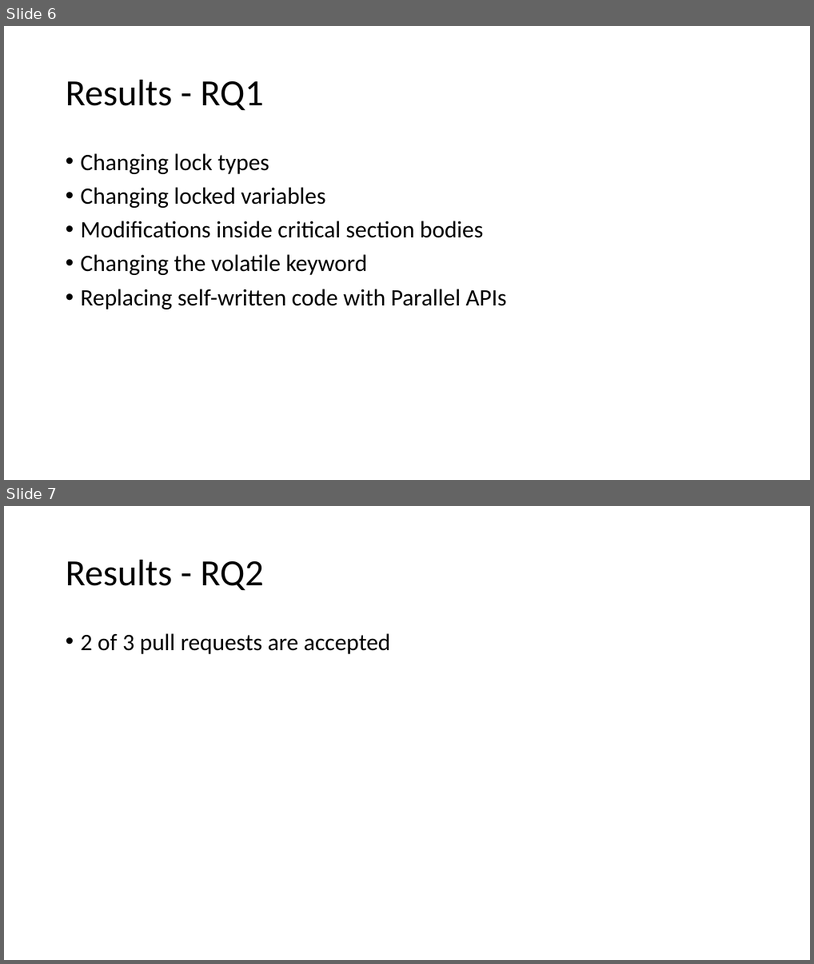
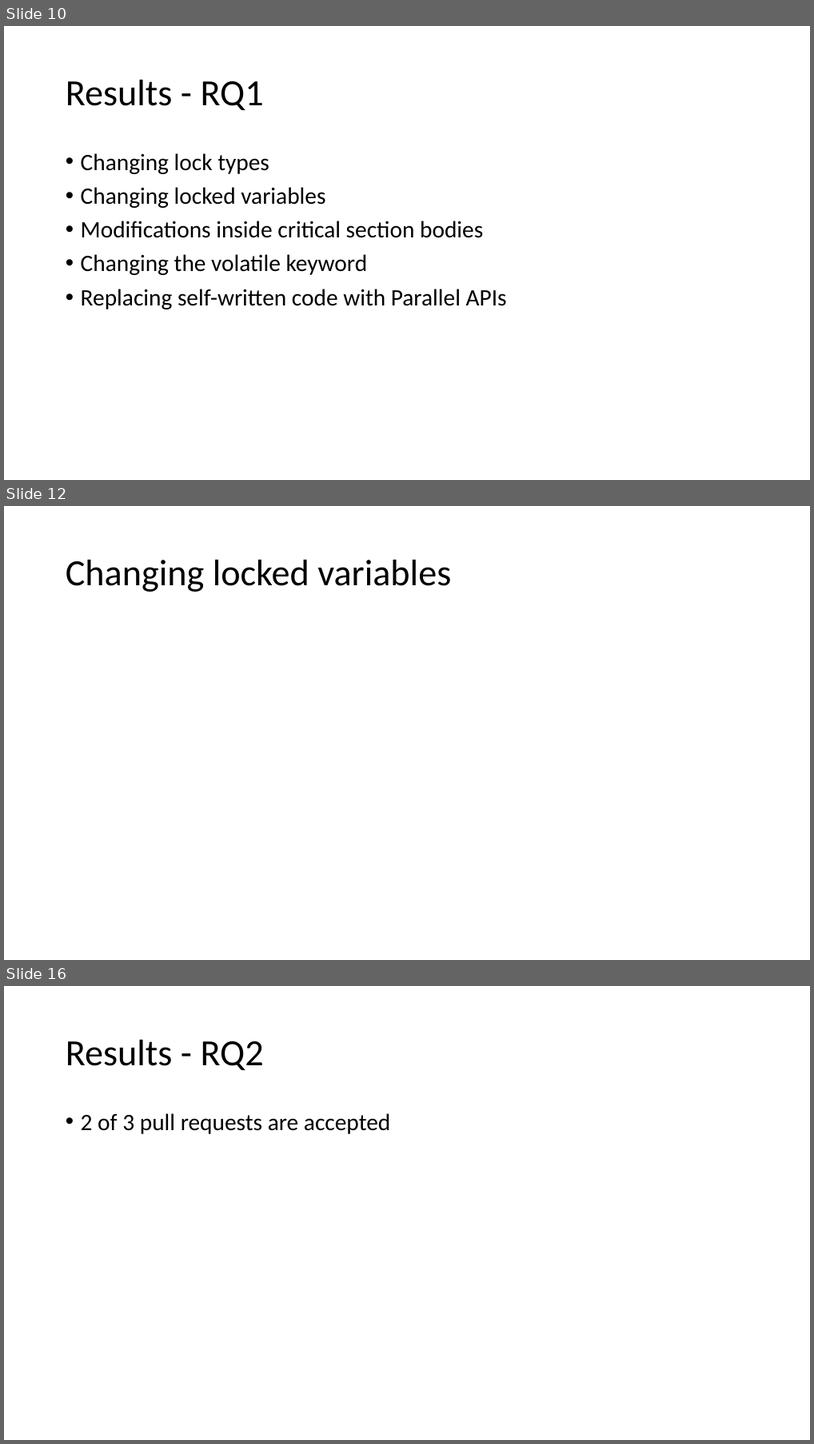
Before and after one commit to qwordy/Research, a slide deck: ppt/How do Programmers Maintain Concurrent Code.pptx. Shown one above the other, each under a label of ours: slides 6 and 7 before the commit, slides 10, 12 and 16 after it; the slides between them are not shown. The pictures are 814x964 and 814x1444 pixels, drawn with LibreOffice and Linux fonts; fonts in the diff are those of the drawing. Boxes give left, top, right and bottom in pixels: in the first picture for what was removed or moved away, otherwise in the second. Text is boxed around its words. In the diff, an @@ line names an element or a change of style, - is before the commit and + after.

```diff
--- a/ppt/How do Programmers Maintain Concurrent Code.pptx
+++ b/ppt/How do Programmers Maintain Concurrent Code.pptx
@@ slide 12 added at [4, 506, 810, 960], background #FFFFFF @@
@@ title added at [66, 560, 451, 592], 44 pt, text #000000 @@
+Changing locked variables
@@ what was slide 6 is now slide 10 @@
@@ what was slide 7 is now slide 16 @@
```
Also in this commit, not shown: 3 slides changed, 8 other slides added.
